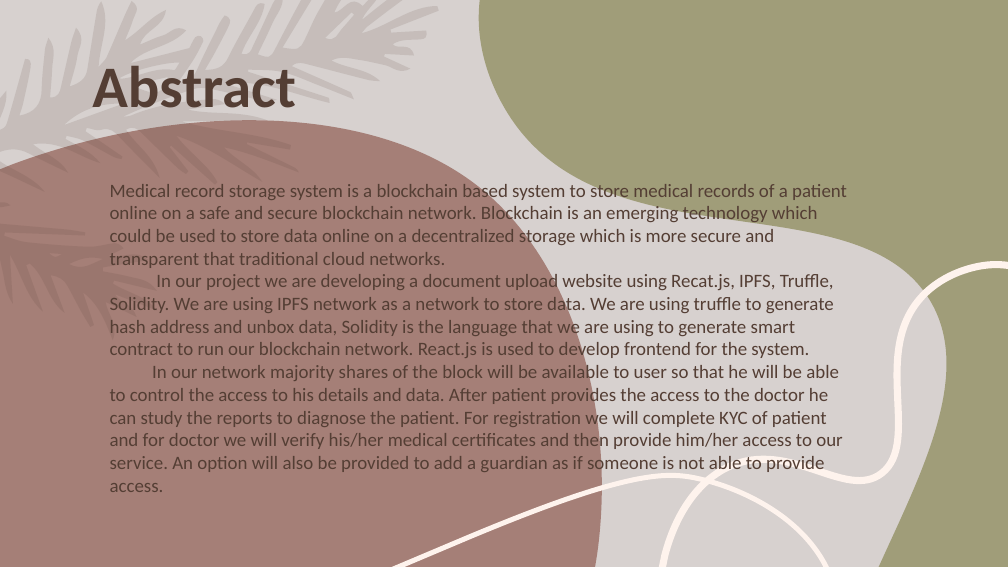
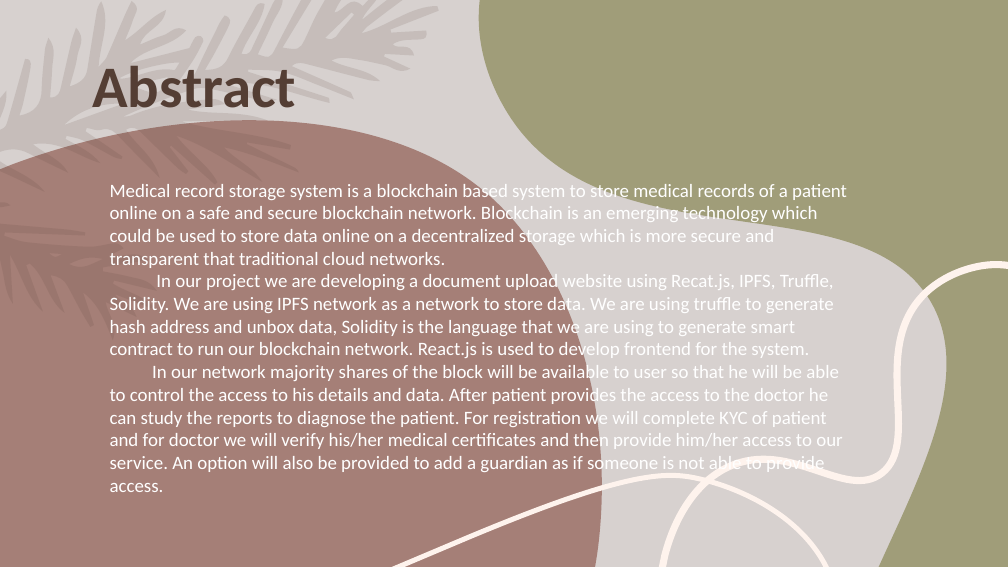
Before and after one commit to Nikhil1601/Medical-Record-Blockchain-Storage-, a slide deck: slide 4 of Medical Record Blockchain Storage.pptx. Drawn at 1008x567 pixels with LibreOffice and Linux fonts; fonts in the diff are those of the drawing. Boxes give left, top, right and bottom in pixels: in the first picture for what was removed or moved away, otherwise in the second. Text is boxed around its words. In the diff, an @@ line names an element or a change of style, - is before the commit and + after.

```diff
--- a/Medical Record Blockchain Storage.pptx
+++ b/Medical Record Blockchain Storage.pptx
@@ text "Medical record storage system is ..." at box(110, 181, 847, 474): text colour #543E34 to #FFFFFF @@
```
Also in this commit, not shown: 4 other slides changed, 1 slide added.
